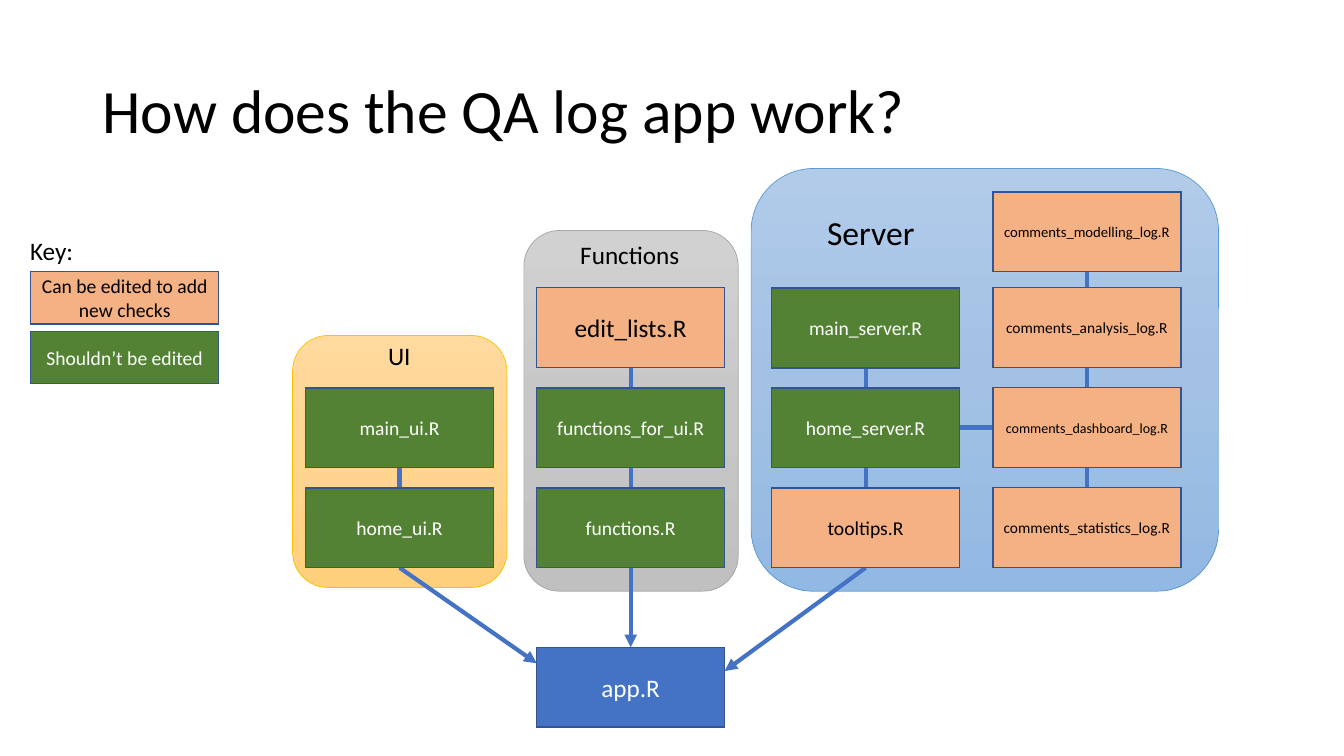
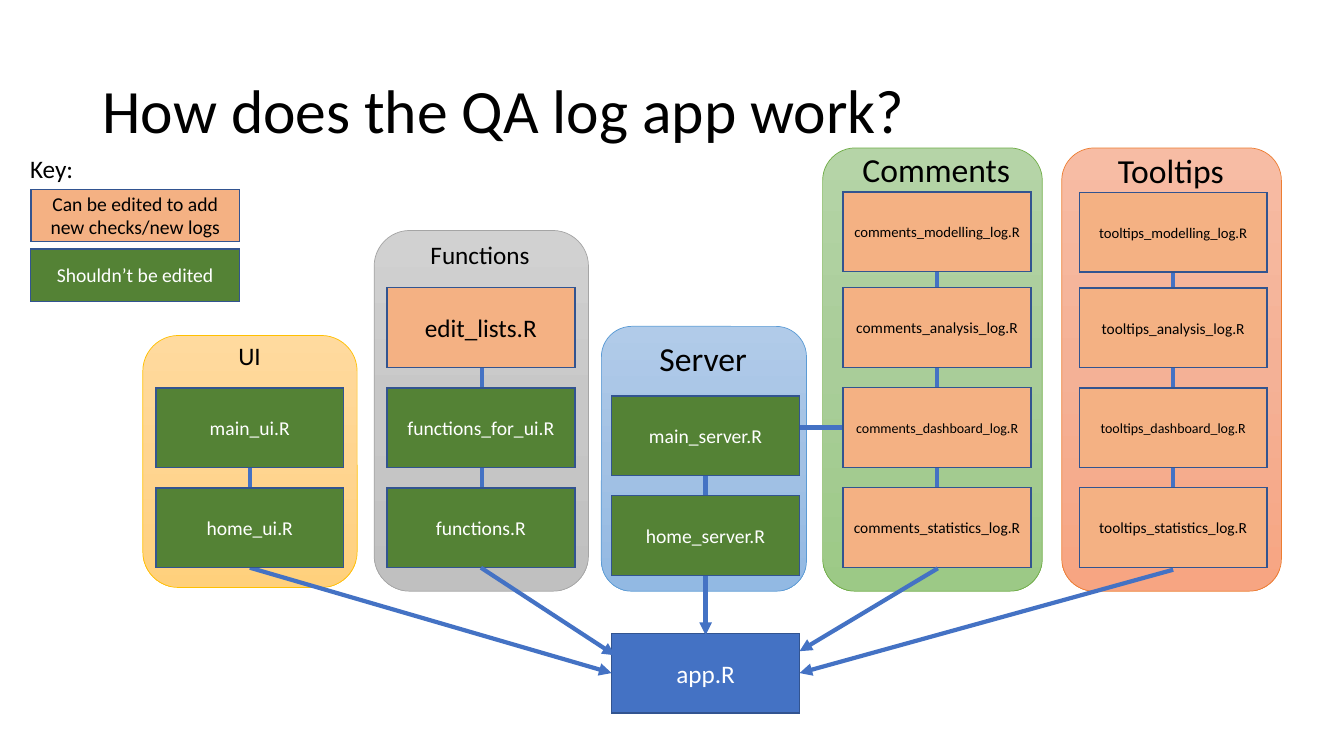
Before and after one commit to tmorley1/qa_log_app, a slide deck: slide 3 of QA log app - behind the code.pptx (slide 2 before the commit). Drawn at 1344x756 pixels with LibreOffice and Linux fonts; fonts in the diff are those of the drawing. Boxes give left, top, right and bottom in pixels: in the first picture for what was removed or moved away, otherwise in the second. Text is boxed around its words. In the diff, an @@ line names an element or a change of style, - is before the commit and + after.

```diff
--- a/QA log app - behind the code.pptx
+++ b/QA log app - behind the code.pptx
@@ text "Key:": place and size @@
-text "Key:" at (30, 243, 73, 264)
+text "Key:" at (30, 161, 73, 182)
@@ rounded rectangle added at (823, 148, 1043, 592), fill gradient #B5D5A7 to #AACE9A to #9CC987, outline #70AD47 0.5 pt @@
@@ rounded rectangle added at (1062, 148, 1281, 592), fill gradient #F7BDA5 to #F5B196 to #F8A582, outline #ED7D31 0.5 pt @@
@@ text added at (862, 160, 1010, 183), 24 pt, text #000000 @@
+Comments
@@ text added at (1118, 159, 1224, 189), 24 pt, text #000000 @@
+Tooltips
@@ rectangle "Can be edited to add ...": place and size @@
-rectangle "Can be edited to add ..." at (31, 272, 219, 325)
+rectangle "Can be edited to add ..." at (31, 190, 240, 242)
@@ text in rectangle at (51, 197, 220, 238): text changed @@
-Can be edited to add new checks
+Can be edited to add new checks/new logs
@@ rectangle added at (1080, 193, 1267, 272), fill #F4B183, outline #325491 1 pt, 10.5 pt, text #000000 @@
+tooltips_modelling_log.R
@@ arrow moved from (631, 368) - (631, 647) to (1174, 236) - (1174, 532) @@
@@ rectangle "Shouldn’t be edited": place and size @@
-rectangle "Shouldn’t be edited" at (30, 332, 218, 384)
+rectangle "Shouldn’t be edited" at (30, 249, 239, 301)
@@ rectangle added at (1080, 288, 1267, 368), fill #F4B183, outline #325491 1 pt, 11 pt, text #000000 @@
+tooltips_analysis_log.R
@@ rounded rectangle: place and size @@
-rounded rectangle at (751, 168, 1219, 591)
+rounded rectangle at (602, 327, 808, 592)
@@ arrow added from (482, 342) to (482, 530), #4472C4 3 pt @@
@@ text "Server": place and size @@
-text "Server" at (827, 223, 914, 246)
+text "Server" at (659, 349, 746, 372)
@@ rectangle added at (1080, 388, 1267, 468), fill #F4B183, outline #325491 1 pt, 10 pt, text #000000 @@
+tooltips_dashboard_log.R
@@ 2 rectangles, 1 arrow: place and size @@
-2 rectangles, 1 arrow at (772, 288, 960, 527)
+2 rectangles, 1 arrow at (612, 396, 800, 635)
@@ 9 rectangles, 3 arrows, 2 texts, 2 rounded rectangles: place and size @@
-9 rectangles, 3 arrows, 2 texts, 2 rounded rectangles at (292, 192, 1181, 592)
+9 rectangles, 3 arrows, 2 texts, 2 rounded rectangles at (143, 192, 1031, 592)
@@ rectangle "tooltips_statistics_log.R": place and size @@
-rectangle "tooltips_statistics_log.R" at (772, 488, 960, 568)
+rectangle "tooltips_statistics_log.R" at (1080, 488, 1267, 568)
@@ text in rectangle at (1099, 522, 1247, 536): text changed; size 14 to 11 pt @@
-tooltips.R
+tooltips_statistics_log.R
@@ arrow moved from (399, 568) - (536, 663) to (250, 568) - (612, 674) @@
@@ arrow added from (481, 568) to (615, 655), #4472C4 3 pt @@
@@ arrow moved from (866, 568) - (725, 671) to (938, 569) - (800, 651) @@
@@ arrow added from (1174, 570) to (800, 674), #4472C4 3 pt @@
@@ rectangle "app.R": place and size @@
-rectangle "app.R" at (536, 647, 724, 727)
+rectangle "app.R" at (612, 633, 800, 713)
```
Also in this commit, not shown: 2 other slides changed, 8 slides added, 5 other files.
